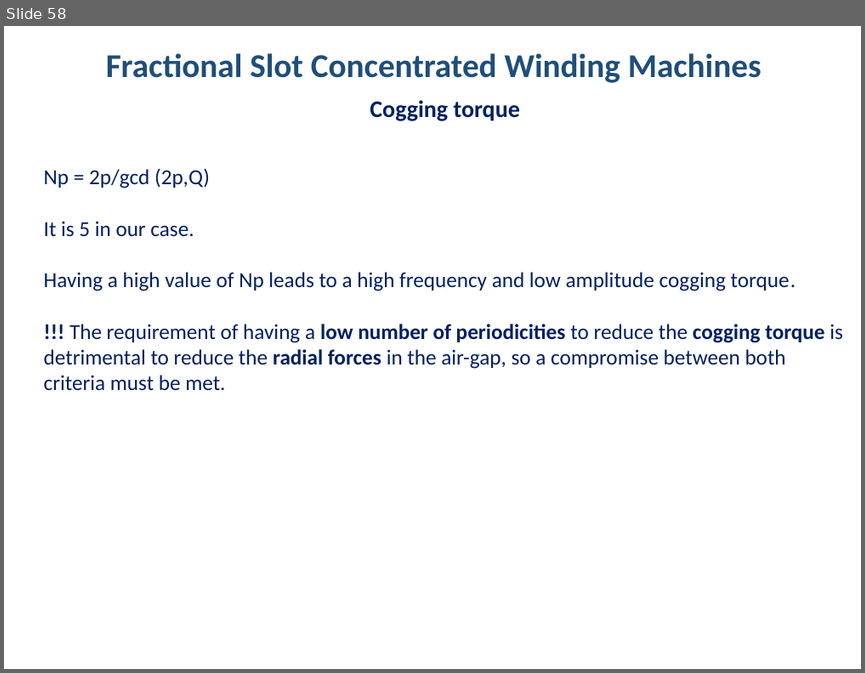
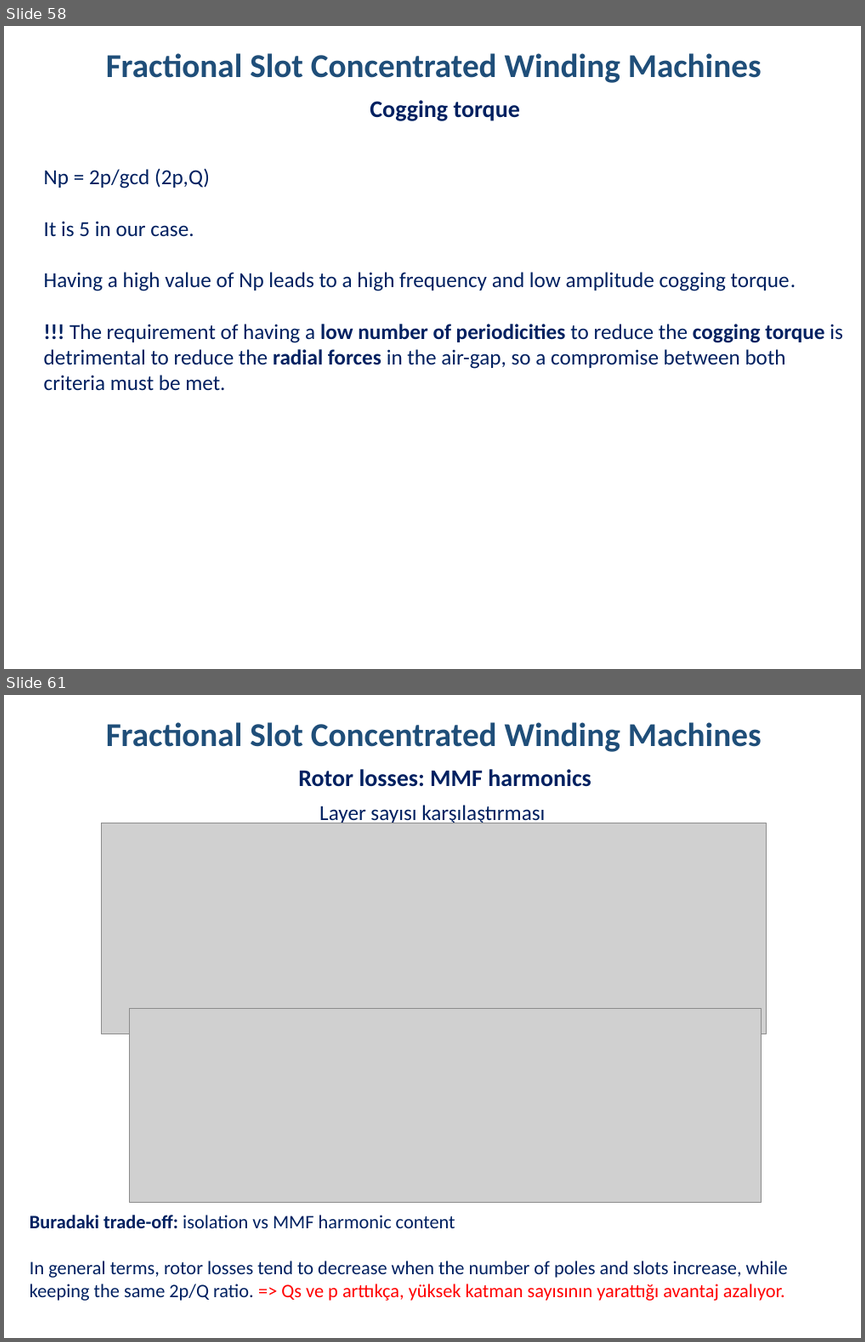
Before and after one commit to hakanpolat/IMMD, a slide deck: Literature/immd_ver2_research.pptx. Shown one above the other, each under a label of ours: slide 58 before the commit, slides 58 and 61 after it; the slides between them are not shown. The pictures are 865x673 and 865x1342 pixels, drawn with LibreOffice and Linux fonts; fonts in the diff are those of the drawing; grey boxes stand for pictures. Boxes give left, top, right and bottom in pixels: in the first picture for what was removed or moved away, otherwise in the second. Text is boxed around its words. In the diff, an @@ line names an element or a change of style, - is before the commit and + after.

```diff
--- a/Literature/immd_ver2_research.pptx
+++ b/Literature/immd_ver2_research.pptx
@@ slide 61 added at bbox=[4, 695, 861, 1338], background #FFFFFF @@
@@ text added at bbox=[106, 722, 761, 752], 28 pt, text #1F4E79, bold @@
+Fractional Slot Concentrated Winding Machines
@@ text added at bbox=[298, 769, 591, 787], 20 pt, text #002060, bold @@
+Rotor losses: MMF harmonics
@@ text added at bbox=[319, 805, 545, 825], 18 pt, text #002060 @@
+Layer sayısı karşılaştırması
@@ picture added at bbox=[101, 823, 766, 1033] @@
@@ picture added at bbox=[129, 1009, 760, 1202] @@
@@ text added at bbox=[30, 1214, 788, 1300], 16 pt, text #002060 @@
+Buradaki trade-off: isolation vs MMF harmonic content
+In general terms, rotor losses tend to decrease when the number of poles and slots increase, while keeping the same 2p/Q ratio. => Qs ve p arttıkça, yüksek katman sayısının yarattığı avantaj azalıyor.
```
Also in this commit, not shown: 2 slides changed, 6 other slides added, 2 other files.
